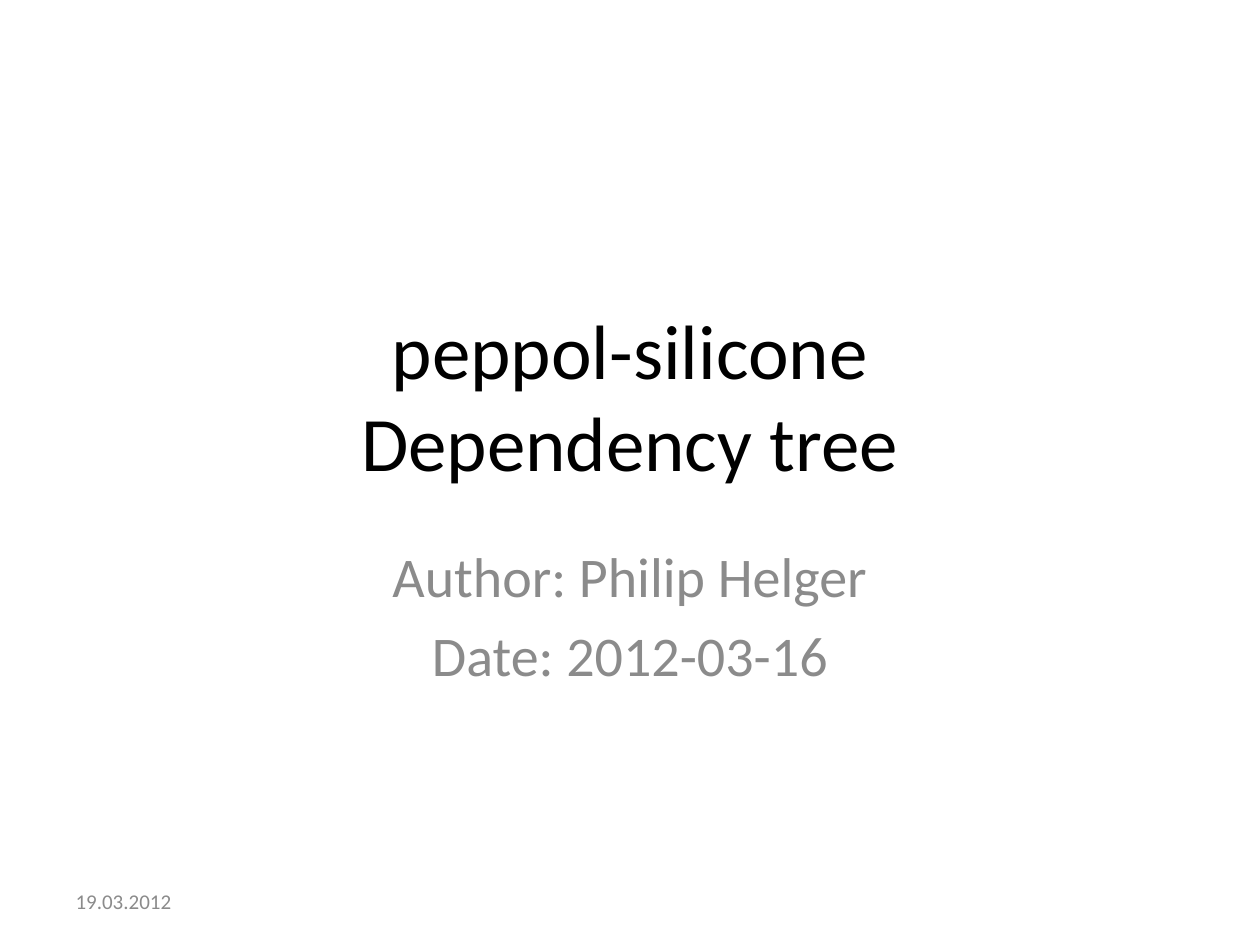
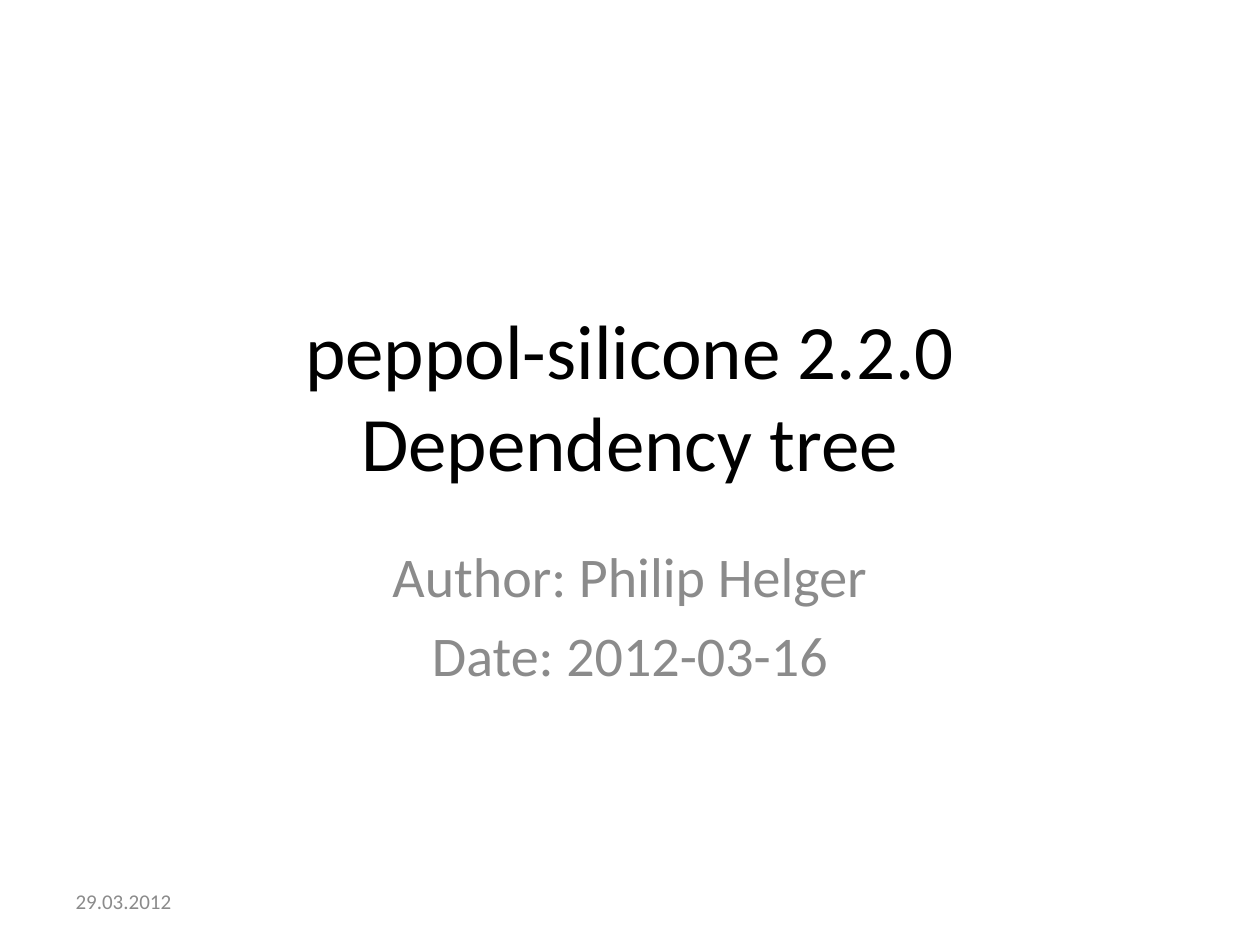
Before and after one commit to phax/peppol-silicone, a slide deck: slide 1 of docs/v2.2.0/ICT-Transport-Silicone_Java_ProjectDependencies-220.pptx. Drawn at 1260x945 pixels with LibreOffice and Linux fonts; fonts in the diff are those of the drawing. Boxes give left, top, right and bottom in pixels: in the first picture for what was removed or moved away, otherwise in the second. Text is boxed around its words. In the diff, an @@ line names an element or a change of style, - is before the commit and + after.

```diff
--- a/docs/v2.2.0/ICT-Transport-Silicone_Java_ProjectDependencies-220.pptx
+++ b/docs/v2.2.0/ICT-Transport-Silicone_Java_ProjectDependencies-220.pptx
@@ title at (305,325,954,484): text changed @@
-peppol-silicone
-Dependency tree
+peppol-silicone 2.2.0
+Dependency tree
@@ text at (76,895,172,909): text changed @@
-19.03.2012
+29.03.2012
```
Also in this commit, not shown: 2 other files.
